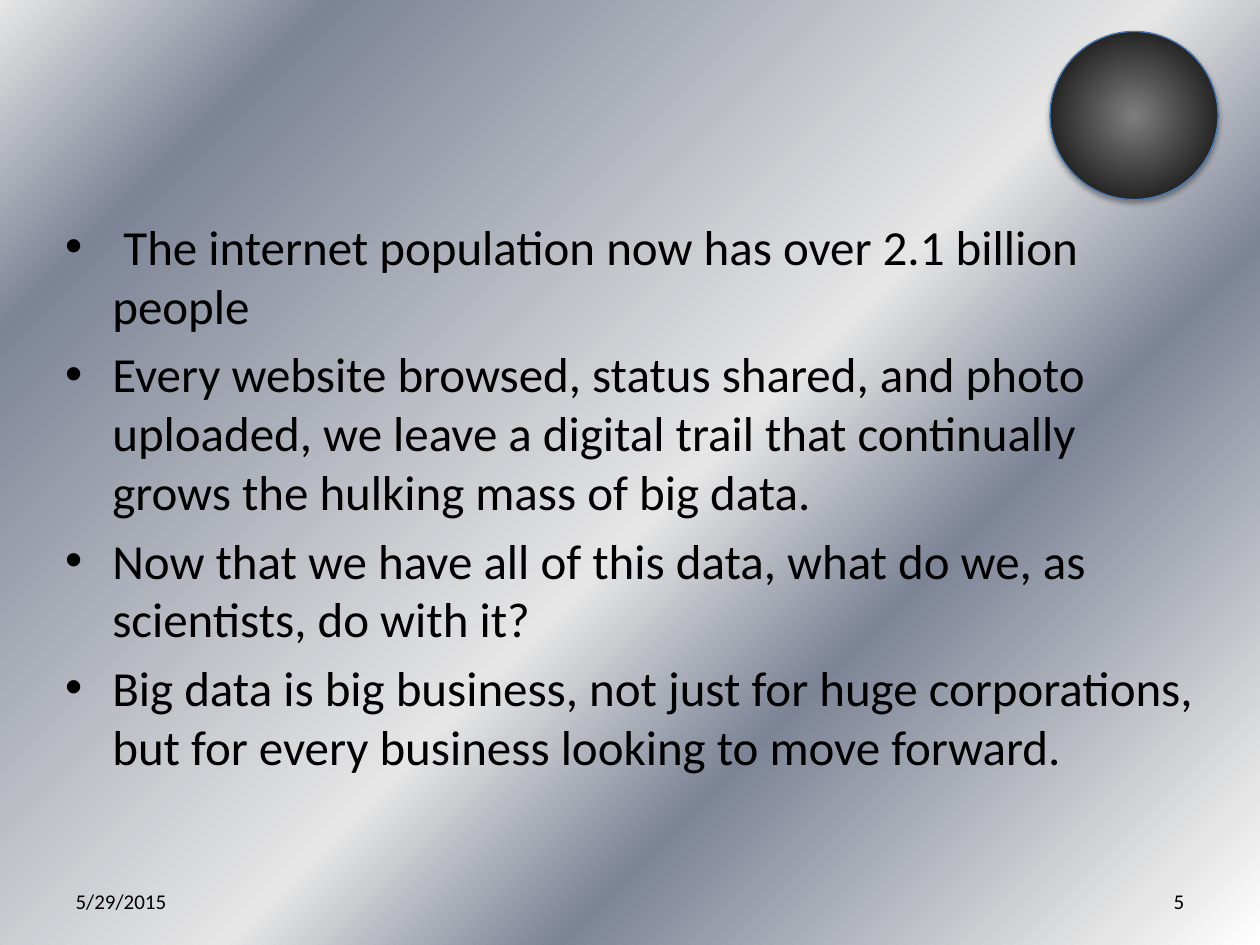
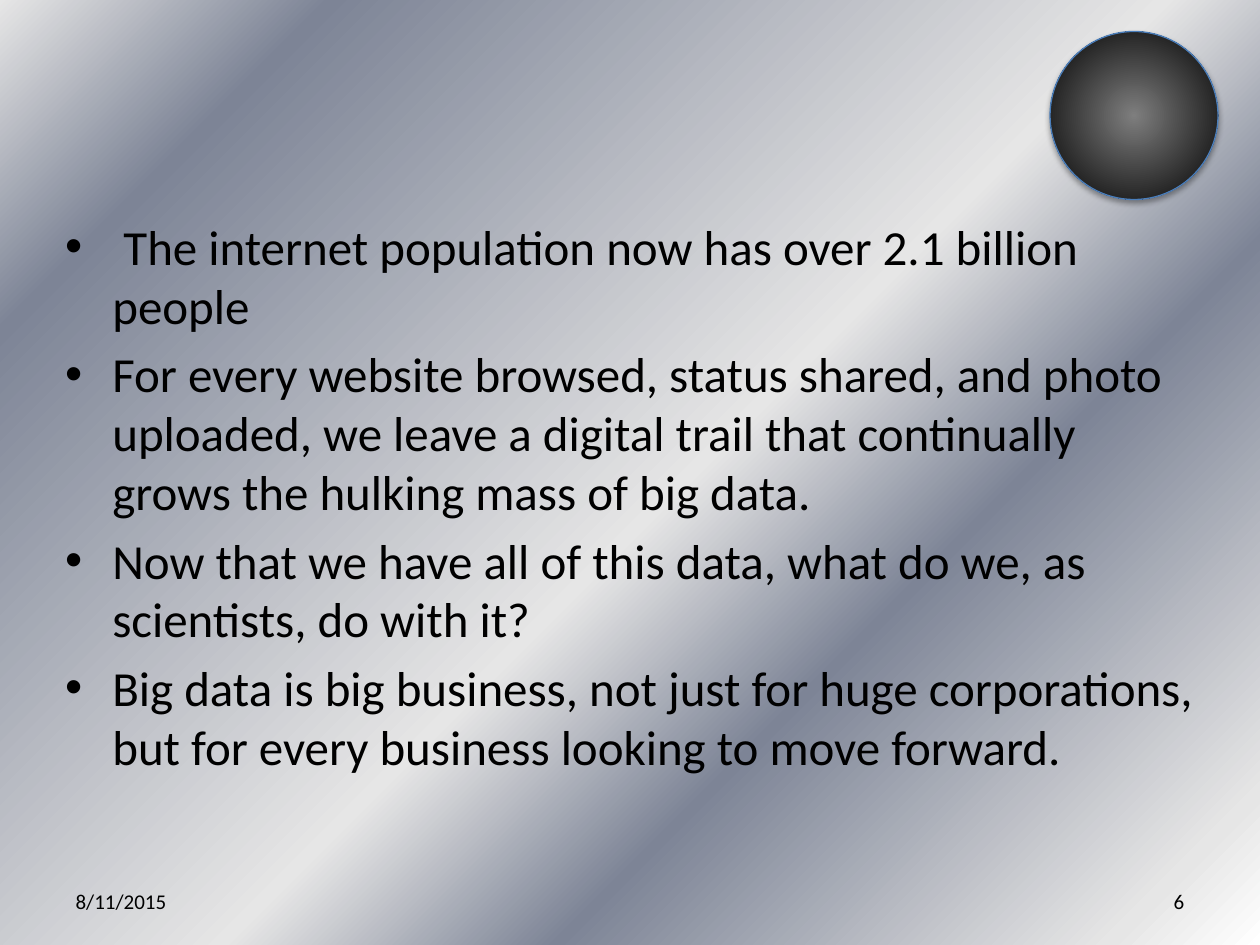
Before and after one commit to jegroom102080/What_is_Data_Science_Anyway, a slide deck: slide 6 of What is Data Science Anyway.pptx (slide 5 before the commit). Drawn at 1260x945 pixels with LibreOffice and Linux fonts; fonts in the diff are those of the drawing. Boxes give left, top, right and bottom in pixels: in the first picture for what was removed or moved away, otherwise in the second. Text is boxed around its words. In the diff, an @@ line names an element or a change of style, - is before the commit and + after.

```diff
--- a/What is Data Science Anyway.pptx
+++ b/What is Data Science Anyway.pptx
@@ text at [112,358,1162,519]: text changed @@
-• Every website browsed, status shared, and photo uploaded, we leave a digital trail that continually grows the hulking mass of big data.
+• For every website browsed, status shared, and photo uploaded, we leave a digital trail that continually grows the hulking mass of big data.
@@ text at [76,894,167,910]: text changed @@
-5/29/2015
+8/11/2015
@@ page number at [1174,895,1185,909]: text changed @@
-5
+6
```
Also in this commit, not shown: 44 other slides changed, 1 slide added.
